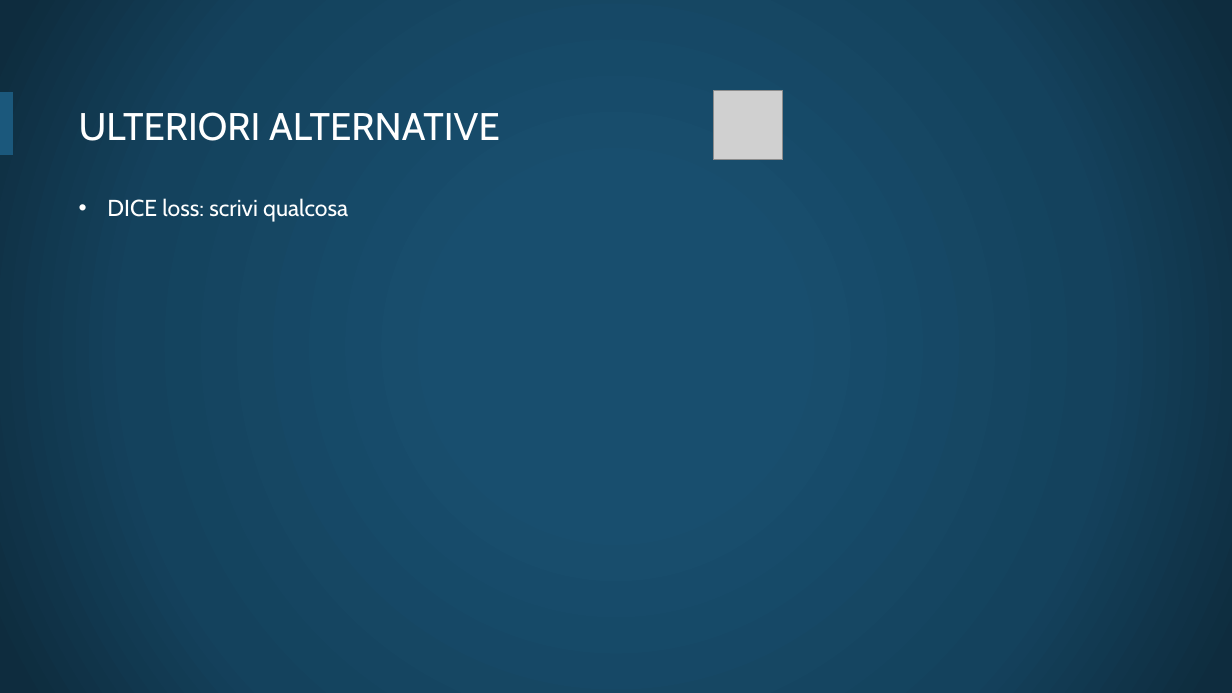
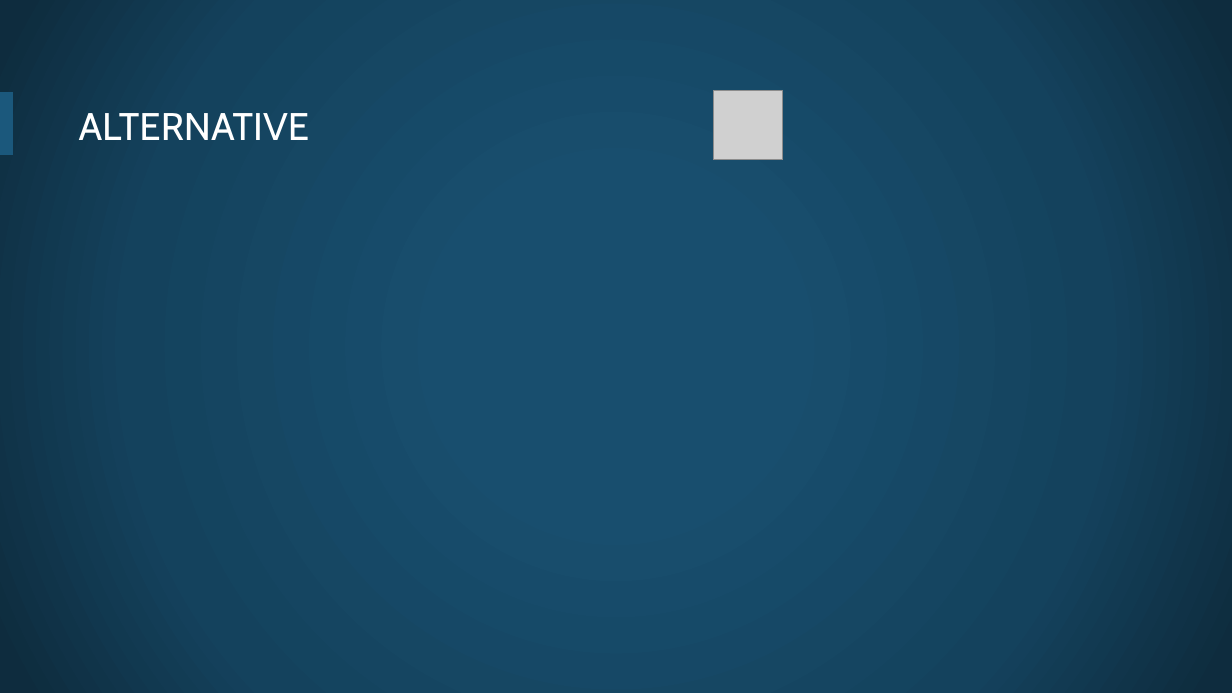
Before and after one commit to PeppeDAlterio/ipcvgruppofood, a slide deck: slide 9 of loss_metric_hpamopt.pptx. Drawn at 1232x693 pixels with LibreOffice and Linux fonts; fonts in the diff are those of the drawing; grey boxes stand for pictures; background and template pictures are left out. Boxes give left, top, right and bottom in pixels: in the first picture for what was removed or moved away, otherwise in the second. Text is boxed around its words. In the diff, an @@ line names an element or a change of style, - is before the commit and + after.

Commit message:
+ intro.pptx & edit loss_metric_hpamopt.pptx

```diff
--- a/loss_metric_hpamopt.pptx
+++ b/loss_metric_hpamopt.pptx
@@ title at <box>79,113,310,140</box>: text changed @@
-ULTERIORI ALTERNATIVE
+ALTERNATIVE
@@ text removed at <box>107,198,348,222</box> @@
-• DICE loss: scrivi qualcosa
```
Also in this commit, not shown: 1 other slide changed, 1 other file.
